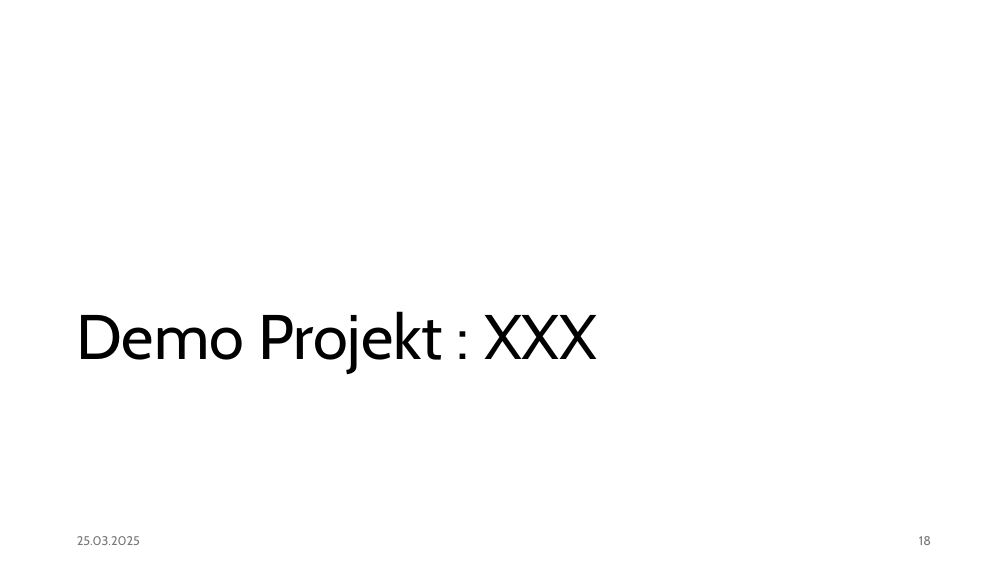
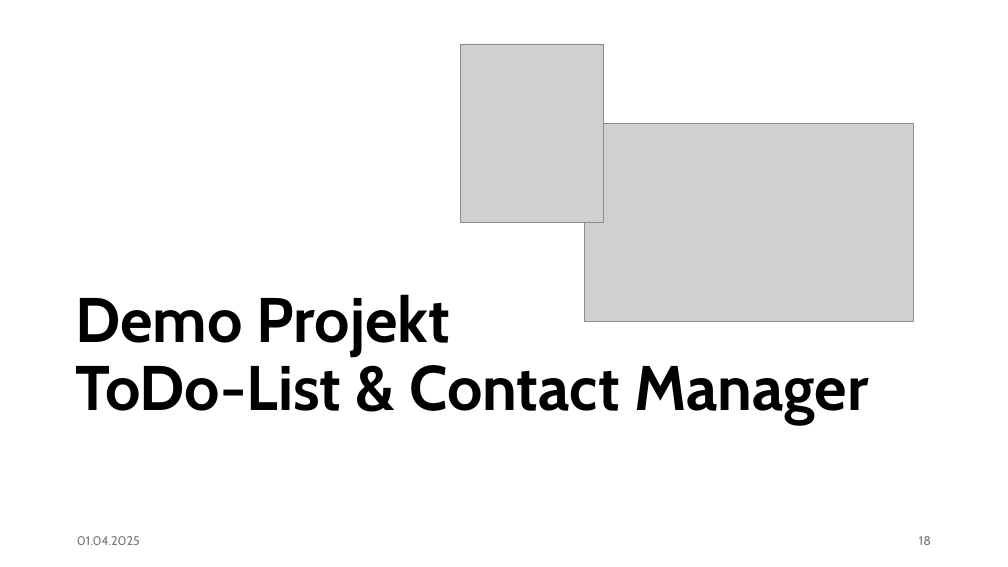
Before and after one commit to jonasaberger/DBI_JavaVaadin, a slide deck: slide 18 of 00_Docs/Projektpraesentation.pptx. Drawn at 1008x567 pixels with LibreOffice and Linux fonts; fonts in the diff are those of the drawing; grey boxes stand for pictures. Boxes give left, top, right and bottom in pixels: in the first picture for what was removed or moved away, otherwise in the second. Text is boxed around its words. In the diff, an @@ line names an element or a change of style, - is before the commit and + after.

```diff
--- a/00_Docs/Projektpraesentation.pptx
+++ b/00_Docs/Projektpraesentation.pptx
@@ picture added at [461, 44, 603, 222] @@
@@ picture added at [585, 123, 913, 322] @@
@@ title at [75, 294, 869, 424]: text changed; bold on @@
-Demo Projekt : XXX
+Demo Projekt
+ToDo-List & Contact Manager
@@ text at [77, 536, 140, 545]: text changed @@
-25.03.2025
+01.04.2025
```
Also in this commit, not shown: 22 other slides changed, 1 slide added, 1 slide removed, 3 other files.
